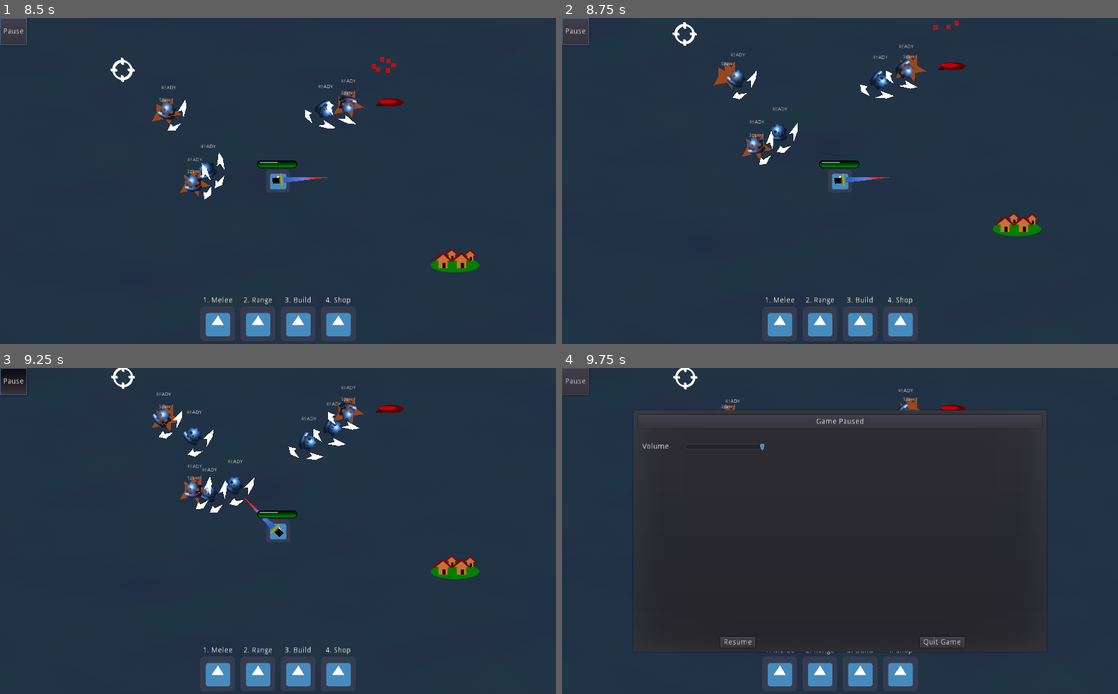
Above: before the commit, frames 1-4 (two rows, left to right).
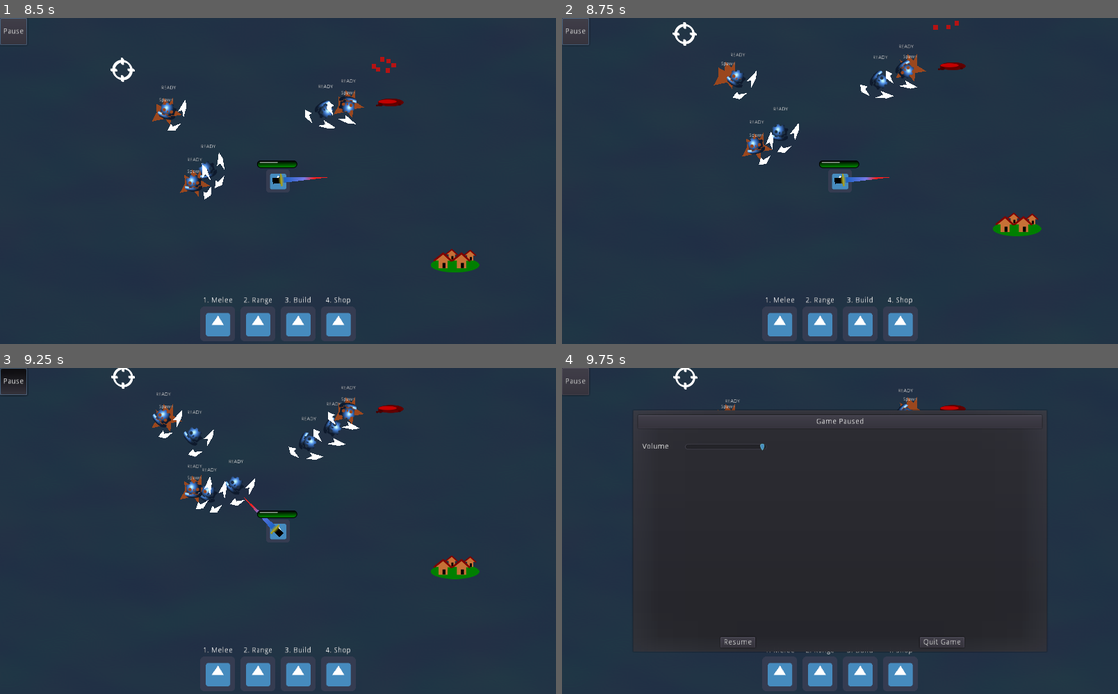
Above: after the commit, the same moments.

Repository: smclaughlan/GWJ52
Game: Godot game, scene res://Main.tscn
Two runs of this game, one before a commit and one after it. Both use one fixed random seed, a clock stepped at 60 frames per second and the inputs below. The engine's default icon, where the game draws it, is replaced by a stand-in: a white triangle on a blue panel in a dark square.
Inputs (mouse positions are in pixels of both pictures, inside the frame that each line leads up to):
- Up to frame 1 (8.5 s): click "Play" at 0.5 s; click (216, 324) at 1.27 s; click "Pause" at 2 s; click "Resume" at 2.75 s; move the mouse to (400, 164) at 3.52 s; hold Space (right_hand) 3.53-4.28 s; tap G (build) every 0.75 s from 3.6 to 8.1 s; move the mouse to (166, 197) at 4.27 s; hold Down (ui_down) 4.28-5.03 s; tap Enter at 5 s; move the mouse to (333, 109) at 5.02 s; hold Space (right_hand) 5.03-5.78 s; move the mouse to (250, 246) at 5.77 s; hold Up (ui_up) 5.78-6.53 s; move the mouse to (444, 229) at 6.52 s; hold R (left_hand) 6.53-8.03 s; move the mouse to (111, 132) at 7.27 s; move the mouse to (305, 181) at 8.02 s; hold Down (ui_down) from 8.03 s (still down)
- Up to frame 2 (8.75 s): keep holding Down (ui_down)
- Up to frame 3 (9.25 s): move the mouse to (194, 449) at 8.77 s; release Down (ui_down) at 8.78 s; hold Space (right_hand) from 8.78 s (still down); tap G (build) at 8.85 s
- Up to frame 4 (9.75 s): move the mouse to (962, 514) at 9.52 s; release Space (right_hand) at 9.53 s; hold Up (ui_up) from 9.53 s (still down); tap G (build) at 9.6 s

Frame 1 is identical in both runs. In frame 2, 0.1% of the frame differs, in the area x 33-43%, y 27-45%; in frame 3, 0.2%, in the area x 27-46%, y 7-45%; in frame 4, less than 0.1%.

Commit message:
Add NavManager to cut from navmesh

Diff:
--- a/GodotProject/Global.gd
+++ b/GodotProject/Global.gd
@@ -5,6 +5,7 @@
 var player : KinematicBody2D # player avatar, many things rely on this
 var village_location : Vector2 # so creeps know where to go
 var current_map : Node2D # for spawning bullets and creeps
+var nav_manager : Node # makes changes to nav mesh when placing/removing objects
 
 func pause():
 	# this is pretty abrupt and brute force.
--- a/GodotProject/Scenes/Battle/Battle.tscn
+++ b/GodotProject/Scenes/Battle/Battle.tscn
@@ -1,5 +1,6 @@
-[gd_scene load_steps=10 format=2]
+[gd_scene load_steps=11 format=2]
 
+[ext_resource path="res://Scenes/Battle/NavManager.gd" type="Script" id=1]
 [ext_resource path="res://Scenes/Player/PlayerAvatar.tscn" type="PackedScene" id=2]
 [ext_resource path="res://Scenes/Battle/CreepSpawner.tscn" type="PackedScene" id=3]
 [ext_resource path="res://Scenes/Region/Village.tscn" type="PackedScene" id=4]
@@ -94,3 +95,7 @@
 [node name="CollisionShape2D" type="CollisionShape2D" parent="InvisibleWalls/Wall4"]
 position = Vector2( -51, -11 )
 shape = SubResource( 6 )
+
+[node name="NavManager" type="Node" parent="."]
+script = ExtResource( 1 )
+nav_mesh = NodePath("../NavigationPolygonInstance")
--- /dev/null
+++ b/GodotProject/Scenes/Battle/NavManager.gd
@@ -0,0 +1,21 @@
+extends Node
+
+export(NodePath) onready var nav_mesh = get_node(nav_mesh)
+
+
+func _ready():
+	Global.nav_manager = self
+
+func cut_from_nav(polygon : CollisionPolygon2D):
+	var new_polygon = PoolVector2Array()
+	var navigation_polygon = nav_mesh.get_navigation_polygon()
+	var polygon_transform = polygon.get_global_transform()
+	var polygon_bp = polygon.get_polygon()
+	for vertex in polygon_bp:
+		new_polygon.append(polygon_transform.xform(vertex))
+	navigation_polygon.add_outline(new_polygon)
+	navigation_polygon.make_polygons_from_outlines()
+	nav_mesh.set_navigation_polygon(navigation_polygon)
+	# Tutorial comments suggest restarting the nav like:
+	nav_mesh.enabled = false
+	nav_mesh.enabled = true
--- a/GodotProject/Scenes/Enemies/Creep.tscn
+++ b/GodotProject/Scenes/Enemies/Creep.tscn
@@ -46,6 +46,7 @@
 [node name="Creep" type="KinematicBody2D" groups=["creeps", "enemies"]]
 collision_layer = 2
 collision_mask = 15
+collision/safe_margin = 1.0
 script = ExtResource( 2 )
 
 [node name="Sprite" type="Sprite" parent="."]
@@ -105,6 +106,7 @@
 anims/die = SubResource( 6 )
 
 [node name="NavigationAgent2D" type="NavigationAgent2D" parent="."]
+radius = 100.0
 
 [connection signal="area_entered" from="ObstacleDetectionZone" to="." method="_on_ObstacleDetectionZone_area_entered"]
 [connection signal="timeout" from="DeathTimer" to="." method="_on_DeathTimer_timeout"]
--- a/GodotProject/Scenes/Objects/Towers/TowerBase.gd
+++ b/GodotProject/Scenes/Objects/Towers/TowerBase.gd
@@ -4,7 +4,7 @@
 
 # Called when the node enters the scene tree for the first time.
 func _ready():
-	pass # Replace with function body.
+	cut_from_nav()
 
 
 func init(turret_type):
@@ -13,3 +13,8 @@
 	Global.current_map.add_child(new_turret)
 	var default_turret_range = 30
 	new_turret.init(turret_type, default_turret_range)
+
+
+func cut_from_nav():
+	var collider = $CollisionPolygon2D
+	Global.nav_manager.cut_from_nav(collider)
--- a/GodotProject/Scenes/Objects/Towers/TowerBase.tscn
+++ b/GodotProject/Scenes/Objects/Towers/TowerBase.tscn
@@ -1,18 +1,15 @@
-[gd_scene load_steps=4 format=2]
+[gd_scene load_steps=3 format=2]
 
 [ext_resource path="res://Scenes/Objects/Towers/PLACEHOLDER/turretbasePLACEHOLDER.png" type="Texture" id=1]
 [ext_resource path="res://Scenes/Objects/Towers/TowerBase.gd" type="Script" id=2]
-
-[sub_resource type="RectangleShape2D" id=1]
 
 [node name="TowerBase" type="StaticBody2D"]
 collision_layer = 4
 collision_mask = 0
 script = ExtResource( 2 )
 
-[node name="CollisionShape2D" type="CollisionShape2D" parent="."]
-scale = Vector2( 7, 7 )
-shape = SubResource( 1 )
-
 [node name="Sprite" type="Sprite" parent="."]
 texture = ExtResource( 1 )
+
+[node name="CollisionPolygon2D" type="CollisionPolygon2D" parent="."]
+polygon = PoolVector2Array( -70, -70, 71, -70, 73, 72, -70, 71 )
